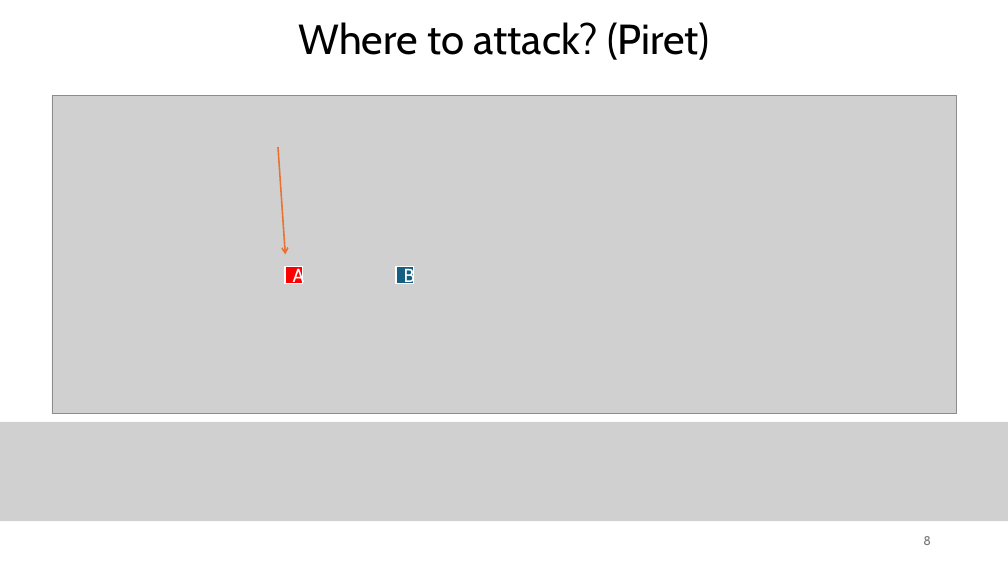
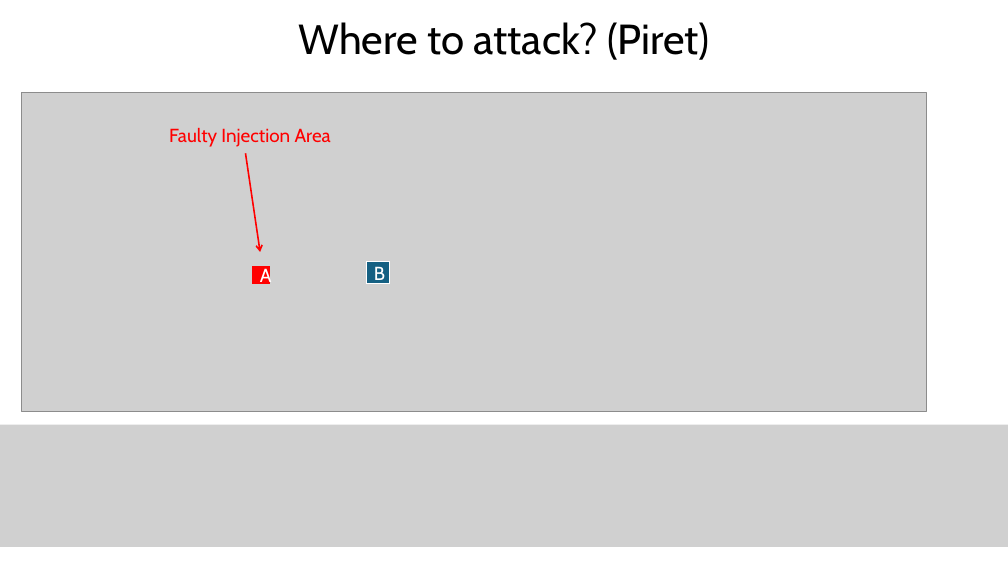
Before and after one commit to Specht1000/PFE-SM4-Fault-Injection, a slide deck: slide 9 of docs/Apresentation_PFE.pptx (slide 8 before the commit). Drawn at 1008x567 pixels with LibreOffice and Linux fonts; fonts in the diff are those of the drawing; grey boxes stand for pictures. Boxes give left, top, right and bottom in pixels: in the first picture for what was removed or moved away, otherwise in the second. Text is boxed around its words. In the diff, an @@ line names an element or a change of style, - is before the commit and + after.

```diff
--- a/docs/Apresentation_PFE.pptx
+++ b/docs/Apresentation_PFE.pptx
@@ picture: place and size @@
-picture at box(52, 95, 957, 414)
+picture at box(22, 93, 926, 412)
@@ text added at box(169, 128, 331, 147), 18 pt, text #FF0000 @@
+Faulty Injection Area
@@ arrow moved from (278, 147) - (285, 255) to (246, 154) - (260, 252) @@
@@ arrow (246, 154) - (260, 252): stroke #E97132 1.5 pt to #FF0000 1.5 pt @@
@@ rectangle "A": place and size @@
-rectangle "A" at box(285, 266, 302, 284)
+rectangle "A" at box(253, 266, 270, 284)
@@ rectangle "A" at box(253, 266, 270, 284): outline #FFFFFF 1.5 pt to #FF0000 1.5 pt @@
@@ rectangle "B": place and size @@
-rectangle "B" at box(396, 266, 414, 284)
+rectangle "B" at box(367, 262, 389, 284)
@@ picture: place and size @@
-picture at box(0, 422, 1008, 521)
+picture at box(0, 425, 1008, 547)
@@ page number at box(924, 547, 931, 548): text changed @@
-8
+9
```
Also in this commit, not shown: 2 other slides changed, 1 slide added, 12 other files.
